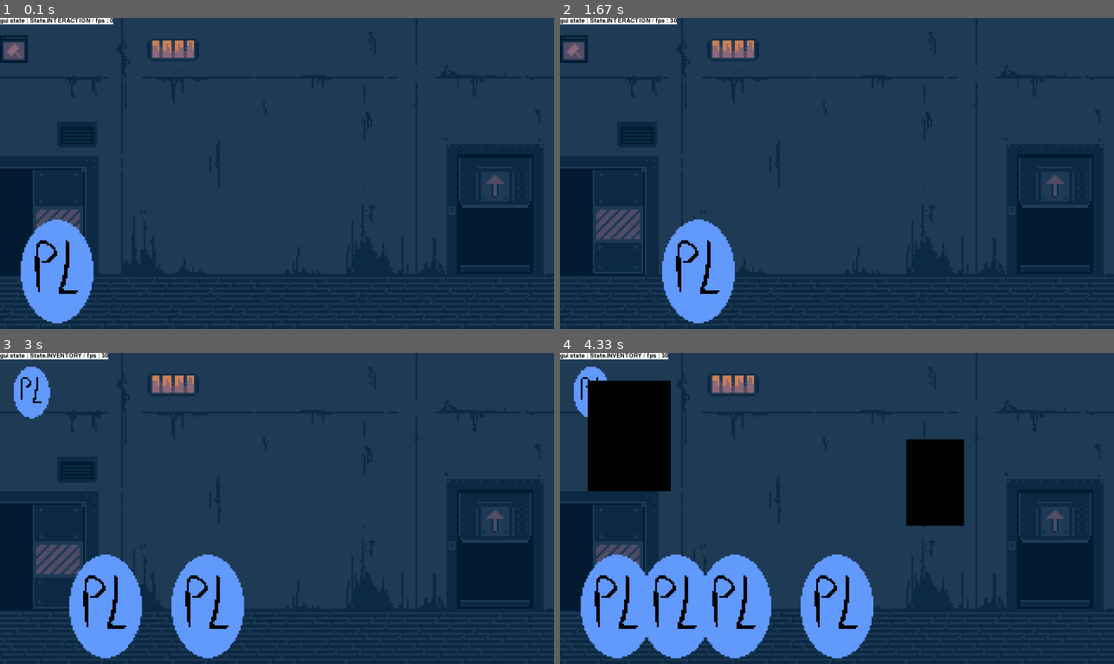
Above: before the commit, frames 1-4 (two rows, left to right).
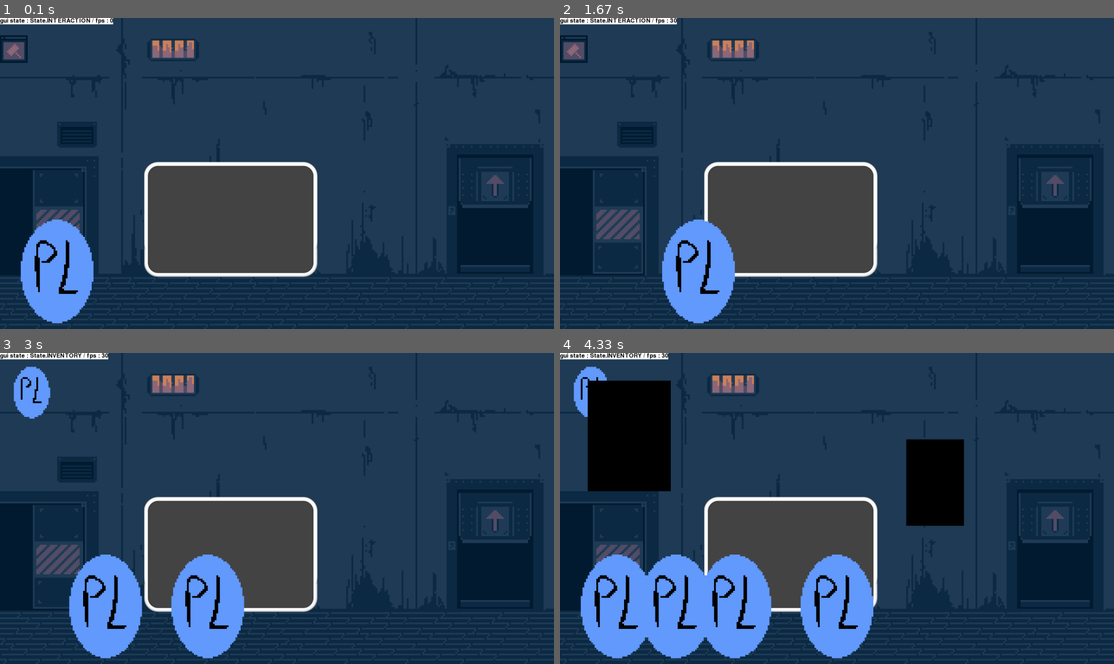
Above: after the commit, the same moments.

Repository: PouchyCorp/TrophNSI
Game: pygame game, started from sources/main.py
Same seed, same stepped clock (60 frames per second), same inputs: the game is played once before the commit and once after it.
Inputs (mouse positions are in pixels of both pictures, inside the frame that each line leads up to):
- Up to frame 1 (0.1 s): no input
- Up to frame 2 (1.67 s): tap Space at 0.33, 1.07, 1.37, 1.57 s; click (593, 58) at 0.72 s; hold Up 1-1.47 s; hold Down from 1.5 s (still down)
- Up to frame 3 (3 s): release Down at 1.8 s; hold Up 1.83-2.2 s; move the mouse to (332, 576) at 1.87 s; tap Space at 1.9, 2.3, 2.7 s; tap B at 1.98 s; hold Down 2.23-2.6 s; hold Up 2.63-2.93 s; move the mouse to (360, 399) at 2.67 s; hold Down from 2.97 s (still down)
- Up to frame 4 (4.33 s): tap Space at 3.03, 3.37, 3.77, 4.17 s; tap B at 3.12, 4.25 s; release Down at 3.27 s; hold Up 3.3-3.67 s; move the mouse to (692, 393) at 3.33 s; hold Down 3.7-4.07 s; hold Up from 4.1 s (still down); move the mouse to (637, 499) at 4.13 s

The runs differ from the first frame. In frame 1, 12% of the frame differs, in the area x 26-58%, y 46-84%; in frame 2, 11%; in frame 3, 9.6%; in frame 4, 7.7%.

Commit message:
nine slice scaling (with some artefacts)

Diff:
--- a/sources/main.py
+++ b/sources/main.py
@@ -158,12 +158,9 @@
             build_mode.show_hologram(WIN, mouse_pos)
             build_mode.show_room_holograms(WIN, current_room)
 
-        """
-        for x in hivemind.x_lookup_table:
-            rect = sprite.P3.get_rect()
-            rect.x = x
-            pg.draw.rect(WIN, "red", rect)
-        """
+        #temporary test
+        WIN.blit(sprite.ROUNDED_WINDOW_TEST, (500, 500))
+
         hivemind.order_bots()
         hivemind.update_bot_orders()
         hivemind.draw(WIN)
--- a/sources/objects/sprite.py
+++ b/sources/objects/sprite.py
@@ -1,9 +1,84 @@
-from pygame import image, Surface, transform
+from pygame import image, Surface, transform, SRCALPHA
 
 def load_image(path : str):
     sprite = image.load(path)
     sized_sprite = transform.scale_by(sprite, 6)
     return sized_sprite.convert_alpha()
+
+def nine_slice_scaling(surf : Surface, size : tuple[int], border : int):
+    original_rect = surf.get_rect()
+    target_surf = Surface(size, flags=SRCALPHA)
+    target_rect = target_surf.get_rect()
+
+    #need to resize the image width
+    if original_rect.width != target_rect.width:
+
+        left_slice_area = (0, 0, border, original_rect.height)
+        left_slice = Surface((border, original_rect.height), flags=SRCALPHA)
+        left_slice.blit(surf, (0, 0), left_slice_area)
+
+        right_slice_area = (original_rect.width-border, 0, border, original_rect.height)
+        right_slice = Surface((border, original_rect.height), flags=SRCALPHA)
+        right_slice.blit(surf, (0, 0), right_slice_area)
+
+        middle_slice_area = (border, 0, original_rect.width-(border*2), original_rect.height)
+        middle_slice = Surface((original_rect.width-(border*2), original_rect.height), flags=SRCALPHA)
+        middle_slice.blit(surf, (0, 0), middle_slice_area)
+
+        #resize only middle slice horizontally
+        middle_slice_new_width = target_rect.width-(border*2)
+        middle_slice = transform.smoothscale(middle_slice, (middle_slice_new_width, original_rect.height))
+
+        #blit all slices together
+        target_surf.blits([(left_slice, (0,0)), (middle_slice, (border, 0)), (right_slice, (border+middle_slice_new_width,0))])
+
+    #need to resize the image height
+    if original_rect.height != target_rect.height:
+        top_slice_area = (0, 0, target_rect.width, border)
+        top_slice = Surface((target_rect.width, border), flags=SRCALPHA)
+        top_slice.blit(target_surf, (0, 0), top_slice_area)
+
+        bottom_slice_area = (0, original_rect.height-border, target_rect.width, border)
+        bottom_slice = Surface((target_rect.width, border), flags=SRCALPHA)
+        bottom_slice.blit(target_surf, (0, 0), bottom_slice_area)
+
+        middle_slice_area = (0, border, target_rect.width, original_rect.height-(border*2))
+        middle_slice = Surface((target_rect.width, original_rect.height-(border*2)), flags=SRCALPHA)
+        middle_slice.blit(target_surf, (0, 0), middle_slice_area)
+
+        #resize only middle slice vertically
+        middle_slice_new_height = target_rect.height-(border*2)
+        middle_slice = transform.smoothscale(middle_slice, (target_rect.width, middle_slice_new_height))
+
+        #blit all slices together
+        target_surf.blits([(top_slice, (0,0)), (middle_slice, (0, border)), (bottom_slice, (0,border+middle_slice_new_height))])
+
+    return target_surf
+
+
+    """
+    #background
+    scaled_surf = transform.smoothscale(surf, size)
+    new_surf.blit(scaled_surf, (0,0))
+
+    #unscaled corners
+    top_left_corner_rect = (0,0,border, border)
+    top_left_blit_pos = new_rect.topleft
+    new_surf.blit(surf, top_left_blit_pos, top_left_corner_rect)
+
+    top_right_corner_rect = (original_rect.topright[0]-border, original_rect.topright[1] ,border, border)
+    top_right_blit_pos = (new_rect.topright[0]-border, new_rect.topright[1])
+    new_surf.blit(surf, top_right_blit_pos, top_right_corner_rect)
+
+    bottom_left_corner_rect = (original_rect.bottomleft[0], original_rect.bottomleft[1]-border, border, border)
+    bottom_left_blit_pos = (new_rect.bottomleft[0], new_rect.bottomleft[1]-border)
+    new_surf.blit(surf, bottom_left_blit_pos, bottom_left_corner_rect)
+
+    bottom_right_corner_rect = (original_rect.bottomright[0]-border, original_rect.bottomright[1]-border, border, border)
+    bottom_right_blit_pos = (new_rect.bottomright[0]-border, new_rect.bottomright[1]-border)
+    new_surf.blit(surf, bottom_right_blit_pos, bottom_right_corner_rect)
+    """
+    return target_surf
 
 BG1 = load_image("data/bg_test_approfondis.png")
 
@@ -16,3 +91,7 @@
 ICON_1 = load_image('data/icon_inv_test.png')
 
 CHIP = load_image('data/chip.png')
+
+ROUNDED_WINDOW_TEST = image.load('data/rounded_window.png').convert_alpha()
+#ROUNDED_WINDOW_TEST = transform.smoothscale(ROUNDED_WINDOW_TEST,(600 ,ROUNDED_WINDOW_TEST.get_rect().height))
+ROUNDED_WINDOW_TEST = nine_slice_scaling(ROUNDED_WINDOW_TEST, (600, 400), 70)
Binary file added: data/rounded_window.png
